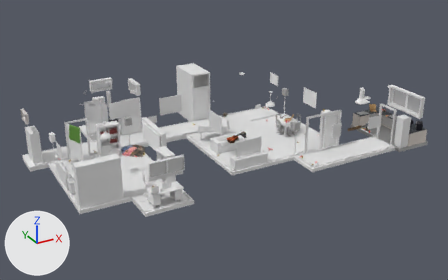
Renders of the FBX model Assets/Models/ApartmentDay2/Rooms.fbx from each side of a commit.
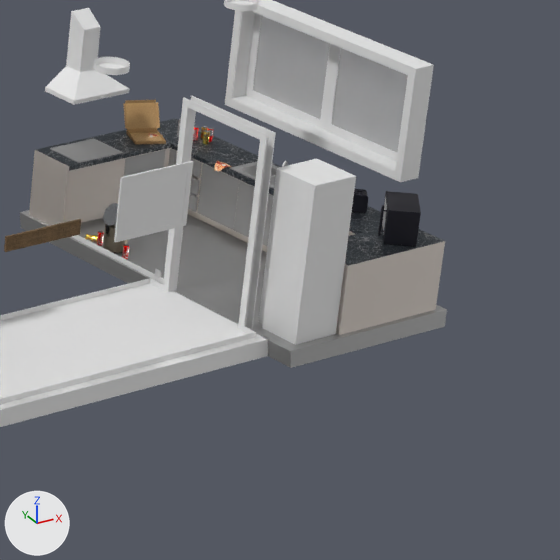
The first picture shows the older version from a 50 mm lens placed at (-13.2, -29.4, 15.0), pointed at (3.1, 0.3, 0.2). The close-ups show both versions on the part from 77% to 100% of the width and 31% to 67% of the height of that picture; other places that the commit changed are outside them. The axes (+X, +Y, +Z) are drawn at lower left. The lights are the same throughout. Where no turn or scale is listed for an object, it has been applied to the vertices.

The first close-up shows 'Banca 1', 'Banca 2', 'Banca 3', 'Calha janela cozinha', 'Corredor_2', 'Cozinha', 'Exaustor', 'Frigorifico', 'Moldura janela cozinha', 'Moldura porta q', 'Pintura003', 'Vidro janela cozinha'.
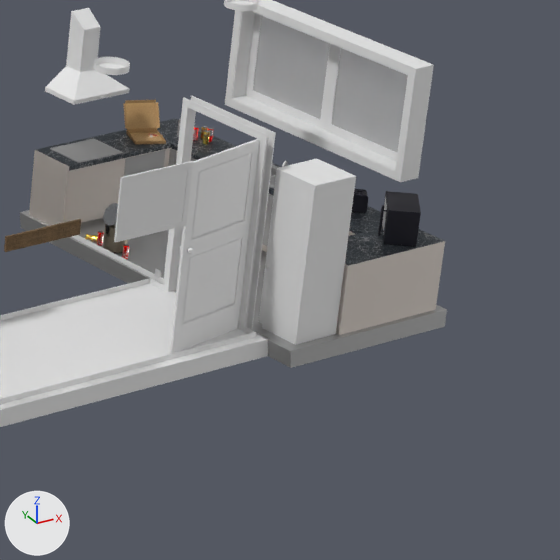
Where the newer file only moved an object's origin or applied its transform, the numbers keep the older frame.

Location of each change, [x1, y1, x2, y2] in pixels of the close-ups (560 x 560 px):
'Porta entrada.002', added
    after: [169, 139, 260, 354]
'Porta banca2 002', unchanged, covered by the edit
    before: [197, 164, 239, 230]

What changed in the scene script:
```text
Add me_mesh_101:
    me_mesh_101.from_pydata(...)  # 56 vertices, 108 faces; spans x -0.47..0.62, y -0.09..0.12, z 0.0..2.15
Add ob_porta_entrada_002:
    ob_porta_entrada_002 = bpy.data.objects.new('Porta entrada.002', me_mesh_101)
    ob_porta_entrada_002.location = (10.89, -4.79, 0.0)
```
